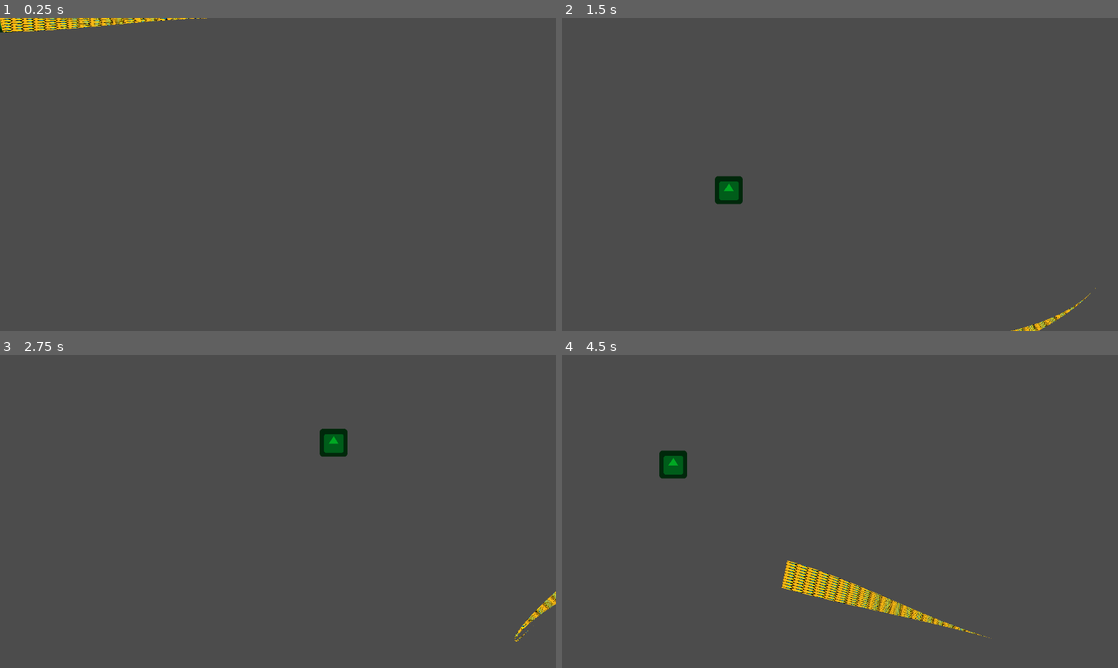
Above: before the commit, frames 1-4 (two rows, left to right).
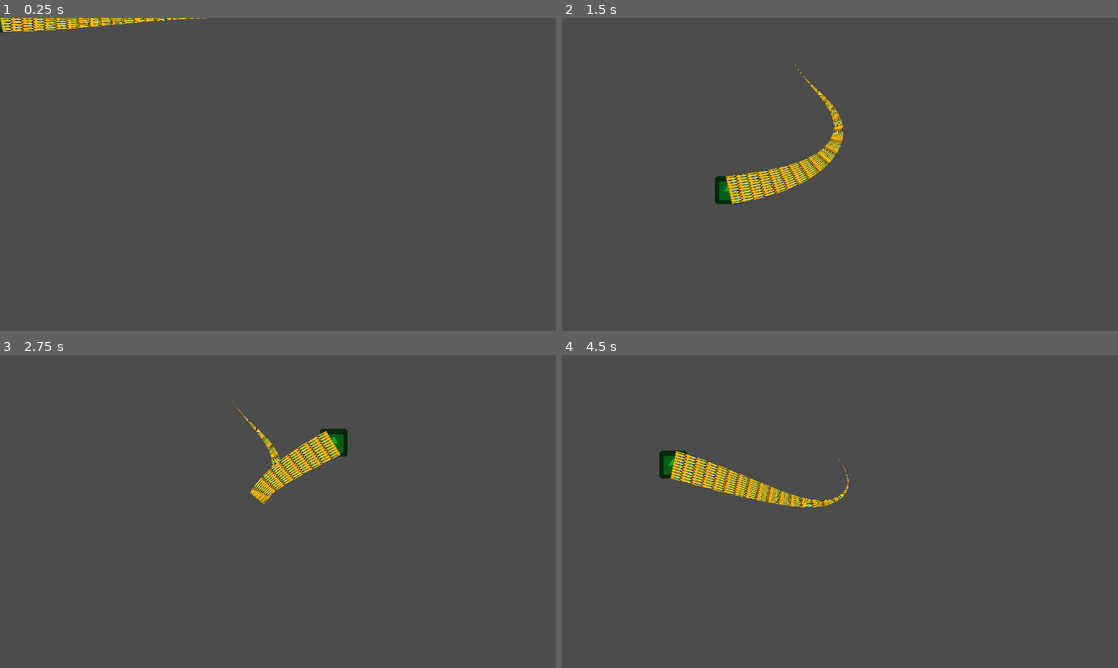
Above: after the commit, the same moments.

Repository: Bumfuzzle91/snake-game
Game: Godot game, scene res://snake/snake.tscn
Two runs of this game, one before a commit and one after it. Both use one fixed random seed, a clock stepped at 60 frames per second and the inputs below. The engine's default icon, where the game draws it, is replaced by a stand-in: a white triangle on a blue panel in a dark square.
Inputs (mouse positions are in pixels of both pictures, inside the frame that each line leads up to):
- Up to frame 1 (0.25 s): no input
- Up to frame 2 (1.5 s): tap Enter at 0.5 s; move the mouse to (962, 158) at 0.52 s; tap Space at 1.25 s; move the mouse to (728, 190) at 1.27 s
- Up to frame 3 (2.75 s): tap Enter at 2 s; move the mouse to (333, 442) at 2.02 s
- Up to frame 4 (4.5 s): tap Space at 2.75, 4.25 s; move the mouse to (812, 574) at 2.77 s; tap Enter at 3.5 s; move the mouse to (1006, 558) at 3.52 s; move the mouse to (673, 464) at 4.27 s

The runs differ from the first frame. In frame 1, 0.2% of the frame differs, in the area x 0-38%, y 0-5%; in frame 2, 2.0%; in frame 3, 1.7%; in frame 4, 3.6%, in the area x 19-78%, y 30-91%.

Commit message:
Fixed a positioning issue where the body was being drawn offset from head. Curve is in global coordinates to ommit scaling in body, while drawing (using _draw) is done in local coordinates. Any debug drawing must account for this by negatively offseting the drawing transform by the snake's global coordinates.

Diff:
--- a/src/snake/path/snake_path.gd
+++ b/src/snake/path/snake_path.gd
@@ -6,13 +6,15 @@
 var length = 0
 var resolution = 0
 
-onready var body = get_parent()
+var body
 
 func _ready():
+	body = get_parent()
 	generate_path(body.length, body.resolution)
 
 func _process(delta):
 	follow_target(body.head)
+	update()
 
 func generate_path(_length, _resolution):
 	curve.clear_points()
@@ -27,16 +29,21 @@
 		curve.add_point(pos)
 
 func follow_target(target):
-	curve.set_point_position(0, to_global(target.position))
+	#curve positions in world space. makes it easier to work with them in body
+	curve.set_point_position(0, to_global(position))
 	for i in range(0, curve.get_point_count()-1):
 		var p1 = curve.get_point_position(i)
 		var p2 = curve.get_point_position(i+1)
+
+		#print(p1, p2)
 
 		var vec = p1 - p2
 		vec = vec.normalized() * length / resolution
 		curve.set_point_position(i+1, p1 - vec)
 
 func _draw():
+	#drawing transform is in local space, so we need to move to global so curve is in right spot
+
 #	draw_set_transform(Vector2(-to_global(position)), rotation, scale)
 #	draw_polyline(curve.get_baked_points(), Color.green, 20, true)
 	pass
--- a/src/snake/snake_body.gd
+++ b/src/snake/snake_body.gd
@@ -13,13 +13,17 @@
 var curve
 var distort_curve
 
-onready var head = get_parent()
+#onready var head = get_parent()
+var head
 
 var rid
 var tex
 
 var verts
 var uvs
+
+func _enter_tree():
+	head = get_parent()
 
 func _ready():
 	path = $SnakePath
